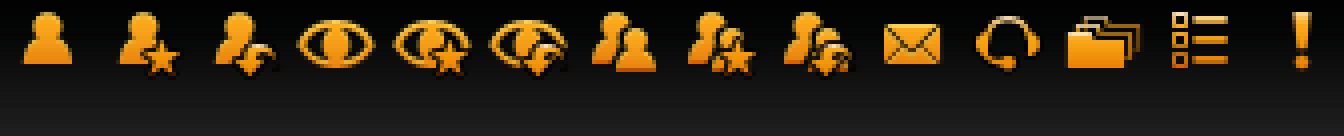
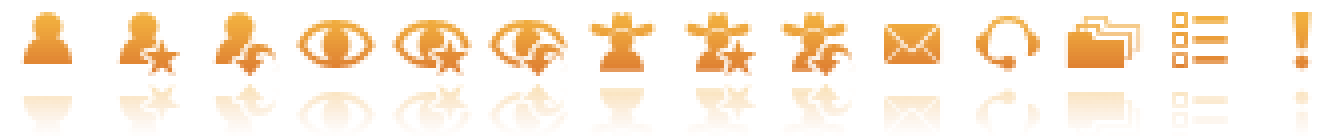
The second w=1344, h=136 image is a revision of the first. Changes to its layers:
removed group "escallation view" (2 layers) over box(1276, 4, 1336, 76)
renamed "Layer 9" to "icons", showed it, moved it out of group "Queue View", painted on it over box(20, 8, 1312, 76)
removed group "Phone Ticket" (3 layers) over box(972, 12, 1044, 72)
removed layer "headset" from group "Phone Ticket" over box(972, 16, 1040, 72)
removed group "Email Ticket" (6 layers) over box(868, 20, 960, 84)
removed group "email and ticket" (3 layers) from group "Email Ticket" over box(880, 20, 952, 72)
removed group "responsible" (5 layers) over box(592, 12, 856, 76)
removed layer "Shape 3 copy 2" from group "responsible" over box(592, 12, 656, 72)
removed layer "Shape 3 copy" from group "responsible" over box(688, 12, 752, 72)
removed layer "Shape 3" from group "responsible" over box(784, 12, 848, 72)
removed group "watched" (23 layers) over box(296, 16, 568, 80)
removed group "v2" (1st of 2, in "watched") (11 layers) from group "watched" over box(296, 16, 568, 76)
removed layer "v2 1 copy" from group "v2" over box(296, 20, 376, 68)
removed layer "v2 1 copy 4" from group "v2" over box(392, 20, 472, 68)
removed layer "v2 1 copy 5" from group "v2" over box(488, 20, 568, 68)
removed group "locked" (1st of 2) (19 layers) over box(16, 0, 572, 136)
removed group "v2" (2nd of 2, in "locked") (6 layers) from group "locked" over box(20, 12, 280, 76)
removed layer "Shape 2 copy" (was color dodge) from group "v2" over box(20, 12, 72, 64)
removed group "status view" (2 layers) over box(1164, 8, 1236, 72)
removed layer "Shape 6" from group "status view" over box(1172, 12, 1228, 68)
removed group "Queue View" (4 layers) over box(1064, 8, 1144, 68)
added layer "Gloss background" above "gloss background" over box(20, 84, 1312, 136)
hid "header.png -11px offset" over box(0, 0, 1344, 136)
…and 13 more changes (13 removed)
